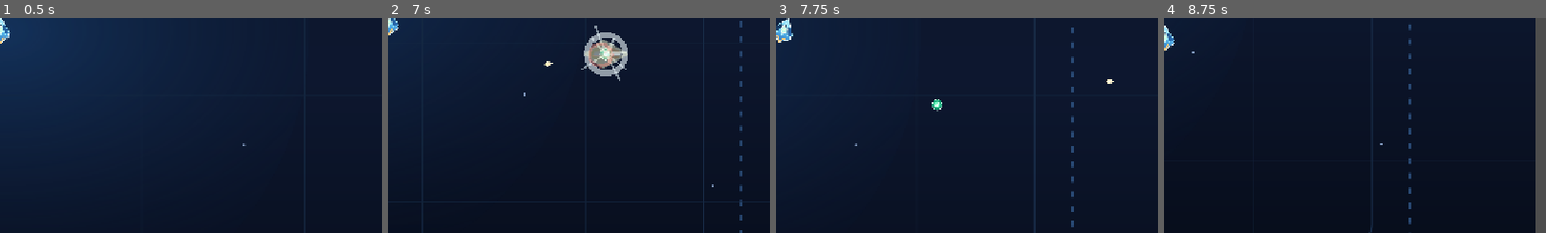
Above: before the commit, frames 1-4 (left to right).
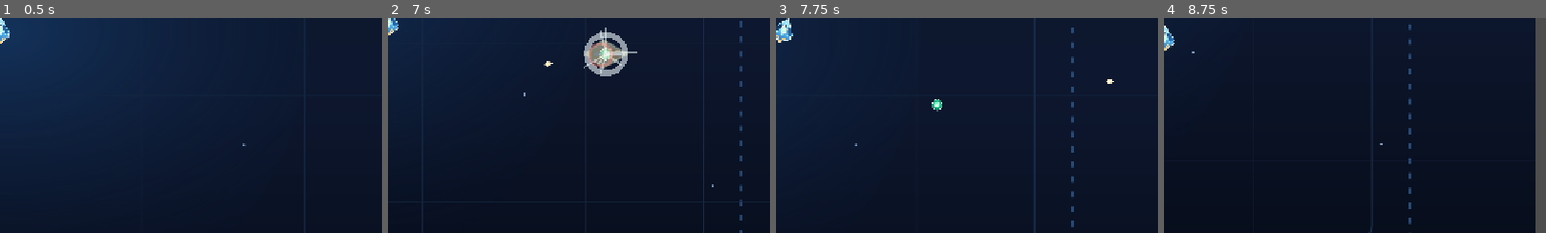
Above: after the commit, the same moments.

Repository: still-no-nick/arcade
Game: Godot game, scene res://scenes/main.tscn
Two runs of this game, one before a commit and one after it. Both use one fixed random seed, a clock stepped at 60 frames per second and the inputs below.
Inputs:
- Up to frame 1 (0.5 s): no input
- Up to frame 2 (7 s): tap Enter at 0.5, 5.75 s; hold D (move_right) 0.53-1.28 s; hold S (move_down) 1.28-2.03 s; tap Space at 2 s; hold D (move_right) 2.03-2.78 s; hold W (move_up) 2.78-3.53 s; hold A (move_left) 3.53-5.03 s; hold S (move_down) 5.03-5.78 s; hold D (move_right) 5.78-6.53 s; hold W (move_up) from 6.53 s (still down)
- Up to frame 3 (7.75 s): release W (move_up) at 7.28 s; hold D (move_right) from 7.28 s (still down)
- Up to frame 4 (8.75 s): release D (move_right) at 8.03 s; hold S (move_down) from 8.03 s (still down)
The pictures show only the part of the screen within x 50-100%, y 47-97%; the shares and areas given below are measured in that part.

Frame 1 is identical in both runs. In frame 2, 0.5% of the frame differs, in the area x 50-66%, y 3-30%; in frame 3, less than 0.1%; in frame 4, less than 0.1%.

Commit message:
Cache feedback audio and smooth HUD updates

Diff:
--- a/scripts/feedback_director.gd
+++ b/scripts/feedback_director.gd
@@ -3,6 +3,17 @@
 const PROJECTILE_TEXTURE := preload("res://assets/sprites/projectile_bolt.svg")
 const XP_TEXTURE := preload("res://assets/sprites/xp_core.svg")
 const SAMPLE_RATE := 22050
+const SOUND_EVENTS := [
+	"shot",
+	"hit",
+	"hit_crit",
+	"xp",
+	"enemy_death",
+	"player_hurt",
+	"player_death",
+	"level_up",
+	"upgrade",
+]
 
 var _rng := RandomNumberGenerator.new()
 var _camera: Camera2D
@@ -11,6 +22,7 @@
 var _world_layer: Node2D
 var _overlay_layer: CanvasLayer
 var _overlay_rect: ColorRect
+var _sound_streams: Dictionary = {}
 
 
 func _ready() -> void:
@@ -29,6 +41,7 @@
 	_overlay_rect.mouse_filter = Control.MOUSE_FILTER_IGNORE
 	_overlay_rect.color = Color(1.0, 1.0, 1.0, 0.0)
 	_overlay_layer.add_child(_overlay_rect)
+	_prewarm_sound_streams()
 	GameState.level_up_choices.connect(_on_level_up_choices)
 	GameState.player_died.connect(_on_player_died)
 	await get_tree().process_frame
@@ -200,11 +213,19 @@
 func _play_sound(event_name: String, volume_db: float = -8.0) -> void:
 	var player := AudioStreamPlayer.new()
 	player.process_mode = Node.PROCESS_MODE_ALWAYS
-	player.stream = _build_sound_stream(event_name)
+	player.stream = _sound_streams.get(event_name)
+	if player.stream == null:
+		player.stream = _build_sound_stream(event_name)
+		_sound_streams[event_name] = player.stream
 	player.volume_db = volume_db
 	add_child(player)
 	player.finished.connect(player.queue_free)
 	player.play()
+
+
+func _prewarm_sound_streams() -> void:
+	for event_name in SOUND_EVENTS:
+		_sound_streams[event_name] = _build_sound_stream(event_name)
 
 
 func _build_sound_stream(event_name: String) -> AudioStreamWAV:
--- a/scripts/ui/hud.gd
+++ b/scripts/ui/hud.gd
@@ -10,6 +10,10 @@
 @onready var _health_bar: ProgressBar = %HealthBar
 
 var _last_level: int = 1
+var _target_xp_value: float = 0.0
+var _target_health_value: float = 0.0
+var _last_health_signal_value: float = -1.0
+var _pulse_tweens: Dictionary = {}
 
 
 func _ready() -> void:
@@ -17,12 +21,14 @@
 	GameState.phase_changed.connect(_on_phase_changed)
 	process_mode = Node.PROCESS_MODE_ALWAYS
 	_last_level = GameState.level
+	_target_xp_value = GameState.xp
+	_xp_bar.value = GameState.xp
 	_on_xp_changed(GameState.xp, GameState.xp_to_next)
 	_on_phase_changed(GameState.current_phase_name)
 	_bind_player_health()
 
 
-func _process(_delta: float) -> void:
+func _process(delta: float) -> void:
 	var extra := ""
 	if (
 		get_tree().paused
@@ -33,25 +39,26 @@
 	_pause_label.visible = get_tree().paused and GameState.match_active and not GameState.is_choosing_upgrade
 	_pause_label.modulate.a = 0.55 + 0.45 * (0.5 + 0.5 * sin(Time.get_ticks_msec() * 0.01))
 	_time_label.text = "ВРЕМЯ  %.1f с%s" % [GameState.survival_time, extra]
+	_xp_bar.value = move_toward(_xp_bar.value, _target_xp_value, delta * maxf(30.0, absf(_xp_bar.value - _target_xp_value) * 10.0))
+	_health_bar.value = move_toward(_health_bar.value, _target_health_value, delta * maxf(45.0, absf(_health_bar.value - _target_health_value) * 12.0))
 
 
 func _on_xp_changed(current: int, needed: int) -> void:
 	_level_label.text = "УРОВЕНЬ %d" % GameState.level
 	_xp_label.text = "Опыт %d / %d" % [current, needed]
 	_xp_bar.max_value = max(1, needed)
-	var xp_tween := create_tween()
-	xp_tween.tween_property(_xp_bar, "value", clamp(current, 0, needed), 0.18)
+	_target_xp_value = clamp(current, 0, needed)
 	if GameState.level != _last_level:
-		_pulse_control(_level_label, Vector2(1.16, 1.16))
-		_pulse_control(_xp_label, Vector2(1.06, 1.06))
+		_restart_pulse(_level_label, Vector2(1.16, 1.16))
+		_restart_pulse(_xp_label, Vector2(1.06, 1.06))
 		_last_level = GameState.level
 	else:
-		_pulse_control(_xp_label, Vector2(1.04, 1.04), 0.12)
+		_restart_pulse(_xp_label, Vector2(1.04, 1.04), 0.12)
 
 
 func _on_phase_changed(phase_name: String) -> void:
 	_phase_label.text = "PHASE  %s" % phase_name
-	_pulse_control(_phase_label, Vector2(1.08, 1.08), 0.22)
+	_restart_pulse(_phase_label, Vector2(1.08, 1.08), 0.22)
 
 
 func _bind_player_health() -> void:
@@ -73,9 +80,10 @@
 func _on_health_changed(current: float, max_health: float) -> void:
 	_health_label.text = "Корпус: %d / %d" % [int(round(current)), int(round(max_health))]
 	_health_bar.max_value = maxf(1.0, max_health)
-	var hp_tween := create_tween()
-	hp_tween.tween_property(_health_bar, "value", clampf(current, 0.0, max_health), 0.16)
-	_pulse_control(_health_label, Vector2(1.05, 1.05), 0.14)
+	_target_health_value = clampf(current, 0.0, max_health)
+	if _last_health_signal_value < 0.0 or current < _last_health_signal_value or absf(current - _last_health_signal_value) >= 4.0:
+		_restart_pulse(_health_label, Vector2(1.05, 1.05), 0.14)
+	_last_health_signal_value = current
 
 
 func _unhandled_input(event: InputEvent) -> void:
@@ -87,8 +95,18 @@
 	get_viewport().set_input_as_handled()
 
 
-func _pulse_control(control: Control, peak_scale: Vector2, duration: float = 0.18) -> void:
+func _restart_pulse(control: Control, peak_scale: Vector2, duration: float = 0.18) -> void:
+	var key := control.get_instance_id()
+	var existing: Tween = _pulse_tweens.get(key)
+	if existing:
+		existing.kill()
 	control.pivot_offset = control.size * 0.5
+	control.scale = Vector2.ONE
 	var tween := create_tween()
-	tween.tween_property(control, "scale", peak_scale, duration * 0.45).from(Vector2.ONE)
+	_pulse_tweens[key] = tween
+	tween.tween_property(control, "scale", peak_scale, duration * 0.45)
 	tween.tween_property(control, "scale", Vector2.ONE, duration * 0.55)
+	tween.finished.connect(func():
+		if _pulse_tweens.get(key) == tween:
+			_pulse_tweens.erase(key)
+	)
